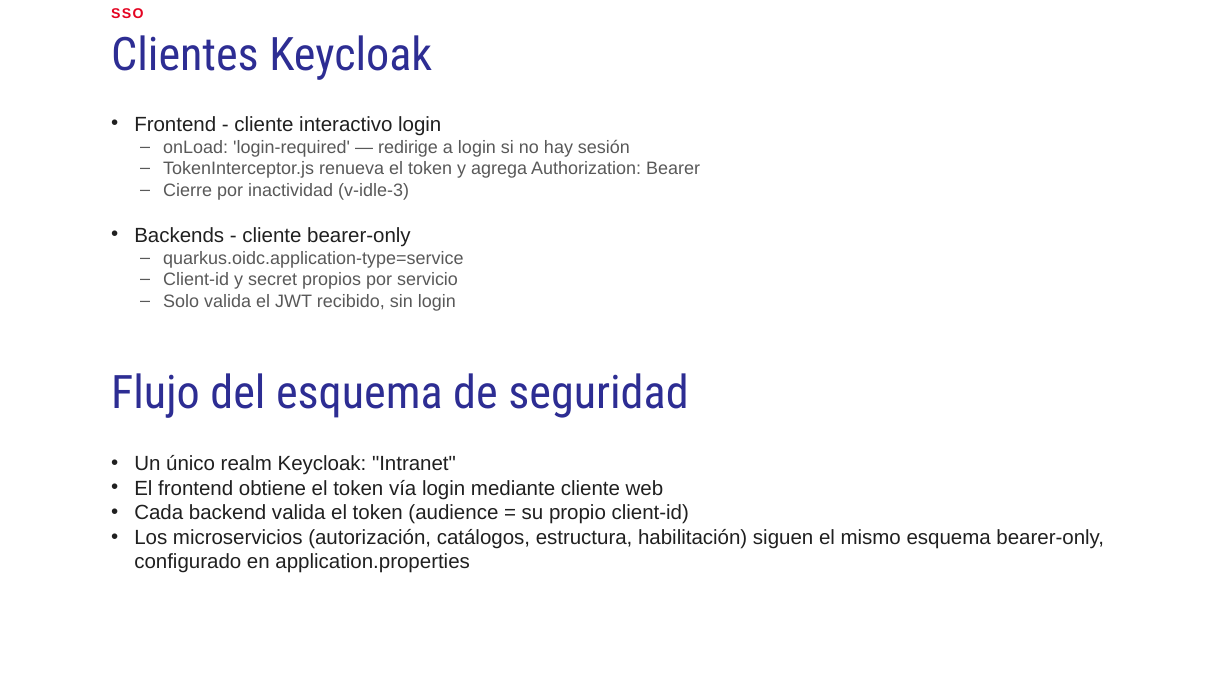
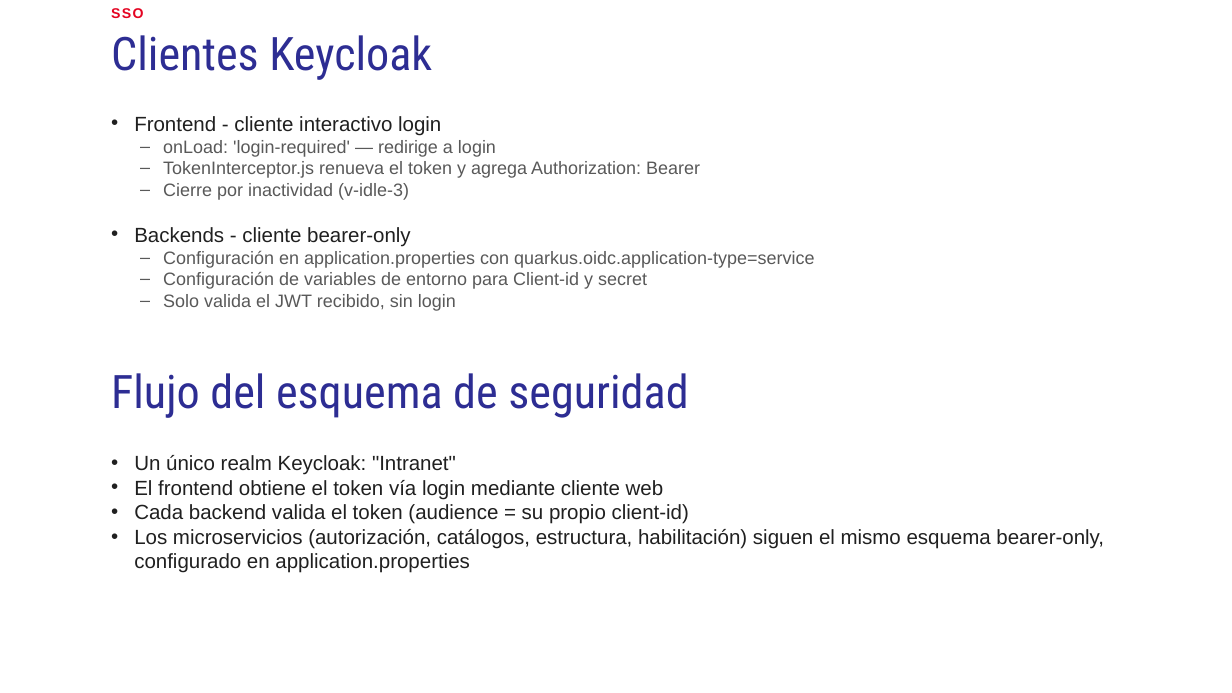
Before and after one commit to ingcharles/documentos-sri, a slide deck: slide 12 of Diseniador/GAN-Transferencia-Conocimiento.pptx. Drawn at 1232x693 pixels with LibreOffice and Linux fonts; fonts in the diff are those of the drawing; background and template pictures are left out. Boxes give left, top, right and bottom in pixels: in the first picture for what was removed or moved away, otherwise in the second. Text is boxed around its words. In the diff, an @@ line names an element or a change of style, - is before the commit and + after.

```diff
--- a/Diseniador/GAN-Transferencia-Conocimiento.pptx
+++ b/Diseniador/GAN-Transferencia-Conocimiento.pptx
@@ text at (x1=163, y1=140, x2=496, y2=157): text changed @@
-– onLoad: 'login-required' — redirige a login si no hay sesión
+– onLoad: 'login-required' — redirige a login
@@ text at (x1=163, y1=251, x2=814, y2=289): text changed @@
-– quarkus.oidc.application-type=service
-– Client-id y secret propios por servicio
+– Configuración en application.properties con quarkus.oidc.application-type=service
+– Configuración de variables de entorno para Client-id y secret
```
Also in this commit, not shown: 3 other slides changed, 13 other files.
